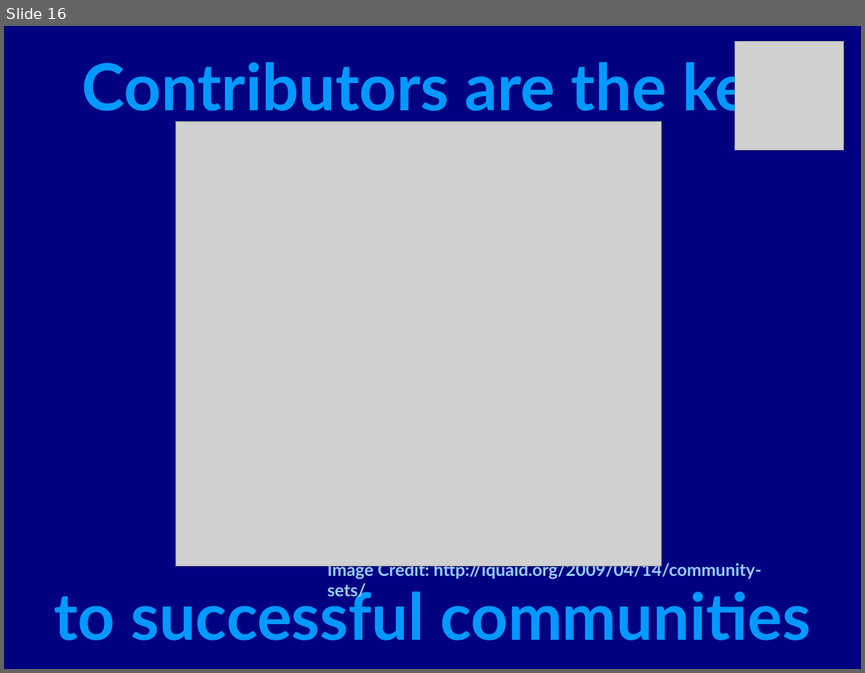
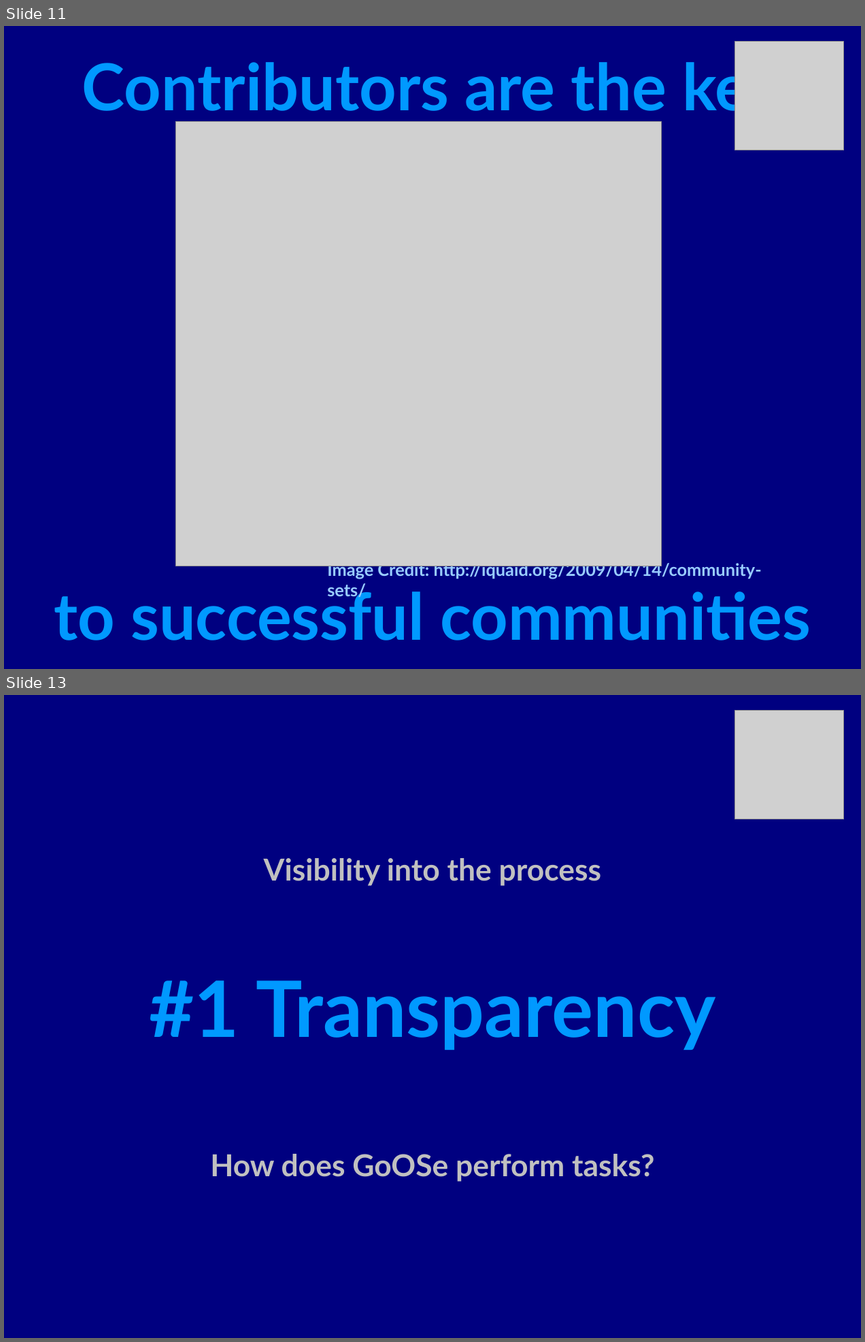
Before and after one commit to gooseproject/main, a slide deck: presentations/rebuilding_enterprise_linux-the_community_way.odp. Shown one above the other, each under a label of ours: slide 16 before the commit, slides 11 and 13 after it; the slides between them are not shown. The pictures are 865x673 and 865x1342 pixels, drawn with LibreOffice and Linux fonts; fonts in the diff are those of the drawing; grey boxes stand for pictures. Boxes give left, top, right and bottom in pixels: in the first picture for what was removed or moved away, otherwise in the second. Text is boxed around its words. In the diff, an @@ line names an element or a change of style, - is before the commit and + after.

```diff
--- a/presentations/rebuilding_enterprise_linux-the_community_way.odp
+++ b/presentations/rebuilding_enterprise_linux-the_community_way.odp
@@ slide 13 added at (4,695,861,1338), background #000080 @@
@@ picture added at (735,711,844,819) @@
@@ subtitle added at (149,858,715,1182), 28 pt, text #C0C0C0, bold @@
+Visibility into the process
+#1 Transparency
+How does GoOSe perform tasks?
@@ what was slide 16 is now slide 11 @@
```
Also in this commit, not shown: 13 slides changed, 5 other slides added, 3 other files.
